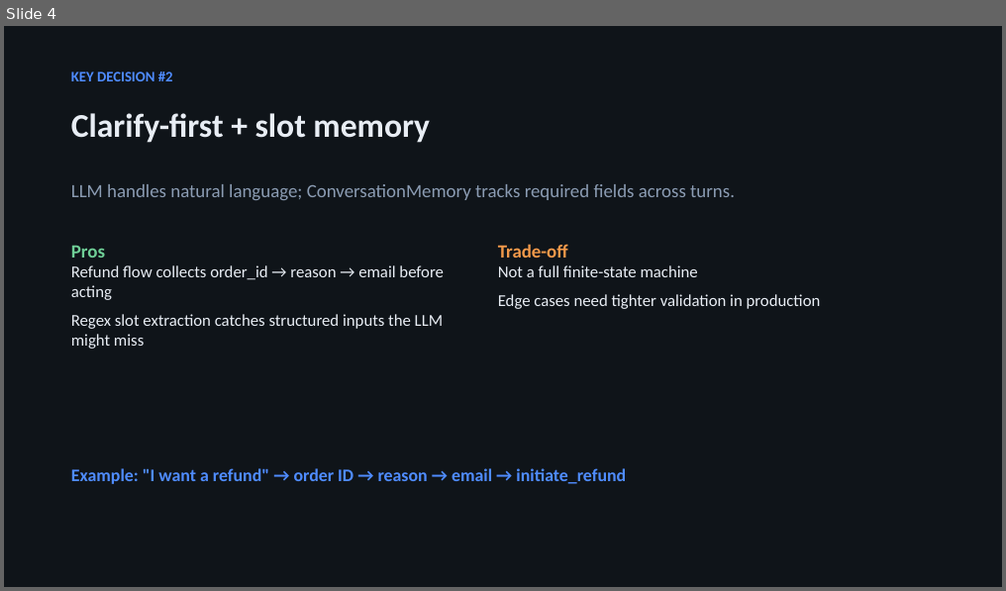
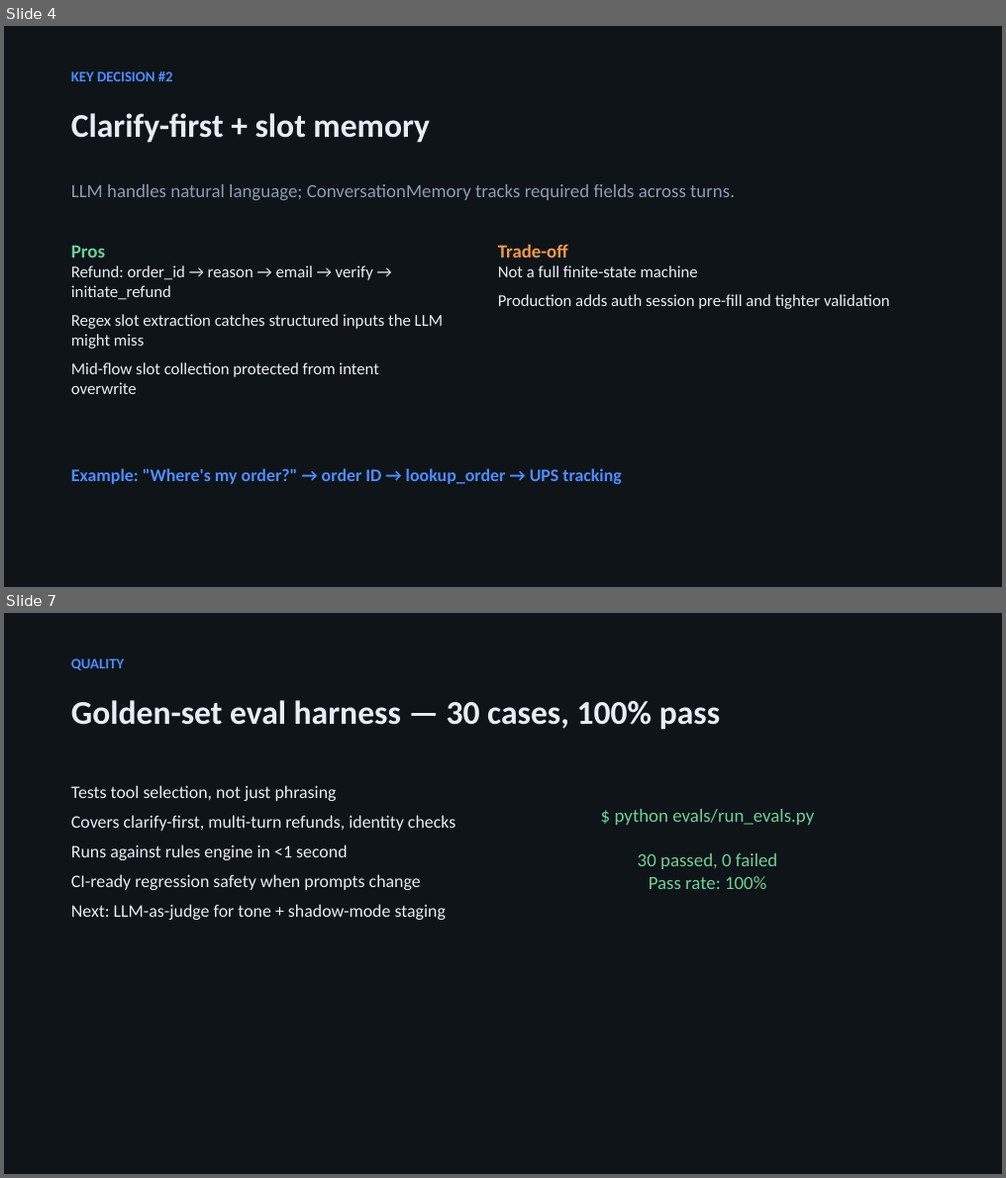
Before and after one commit to andrewwchild/booklydemo, a slide deck: Bookly_CS_Agent_Pitch.pptx. Shown one above the other, each under a label of ours: slide 4 before the commit, slides 4 and 7 after it; the slides between them are not shown. The pictures are 1006x591 and 1006x1178 pixels, drawn with LibreOffice and Linux fonts; fonts in the diff are those of the drawing. Boxes give left, top, right and bottom in pixels: in the first picture for what was removed or moved away, otherwise in the second. Text is boxed around its words. In the diff, an @@ line names an element or a change of style, - is before the commit and + after.

```diff
--- a/Bookly_CS_Agent_Pitch.pptx
+++ b/Bookly_CS_Agent_Pitch.pptx
@@ slide 7 added at bbox=[4, 613, 1002, 1174], background #0F1419 @@
@@ text added at bbox=[71, 659, 124, 670], 14 pt, text #4F8CFF, bold @@
+QUALITY
@@ text added at bbox=[71, 700, 720, 730], 32 pt, text #E8EDF4, bold @@
+Golden-set eval harness — 30 cases, 100% pass
@@ text added at bbox=[71, 785, 455, 920], 17 pt, text #E8EDF4 @@
+Tests tool selection, not just phrasing
+Covers clarify-first, multi-turn refunds, identity checks
+Runs against rules engine in <1 second
+CI-ready regression safety when prompts change
+Next: LLM-as-judge for tone + shadow-mode staging
@@ text added at bbox=[615, 809, 814, 889], 18 pt, text #6FCF97 @@
+$ python evals/run_evals.py
+30 passed, 0 failed
+Pass rate: 100%
@@ slide 4 changed as well @@
@@ text at bbox=[71, 266, 373, 300]: text changed @@
-Refund flow collects order_id → reason → email before acting
+Refund: order_id → reason → email → verify → initiate_refund
@@ text at bbox=[498, 294, 890, 309]: text changed @@
-Edge cases need tighter validation in production
+Production adds auth session pre-fill and tighter validation
@@ text at bbox=[71, 363, 379, 394]: paragraph added @@
+Mid-flow slot collection protected from intent overwrite
@@ text at bbox=[71, 469, 621, 484]: text changed @@
-Example: "I want a refund" → order ID → reason → email → initiate_refund
+Example: "Where's my order?" → order ID → lookup_order → UPS tracking
```
Also in this commit, not shown: 4 other slides changed, 2 other slides added, 6 other files.
